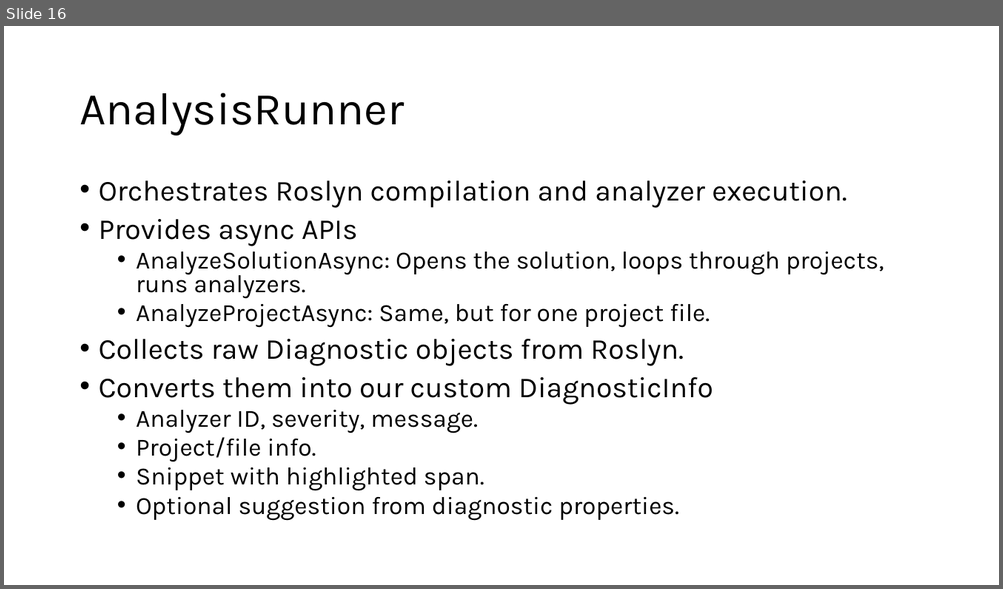
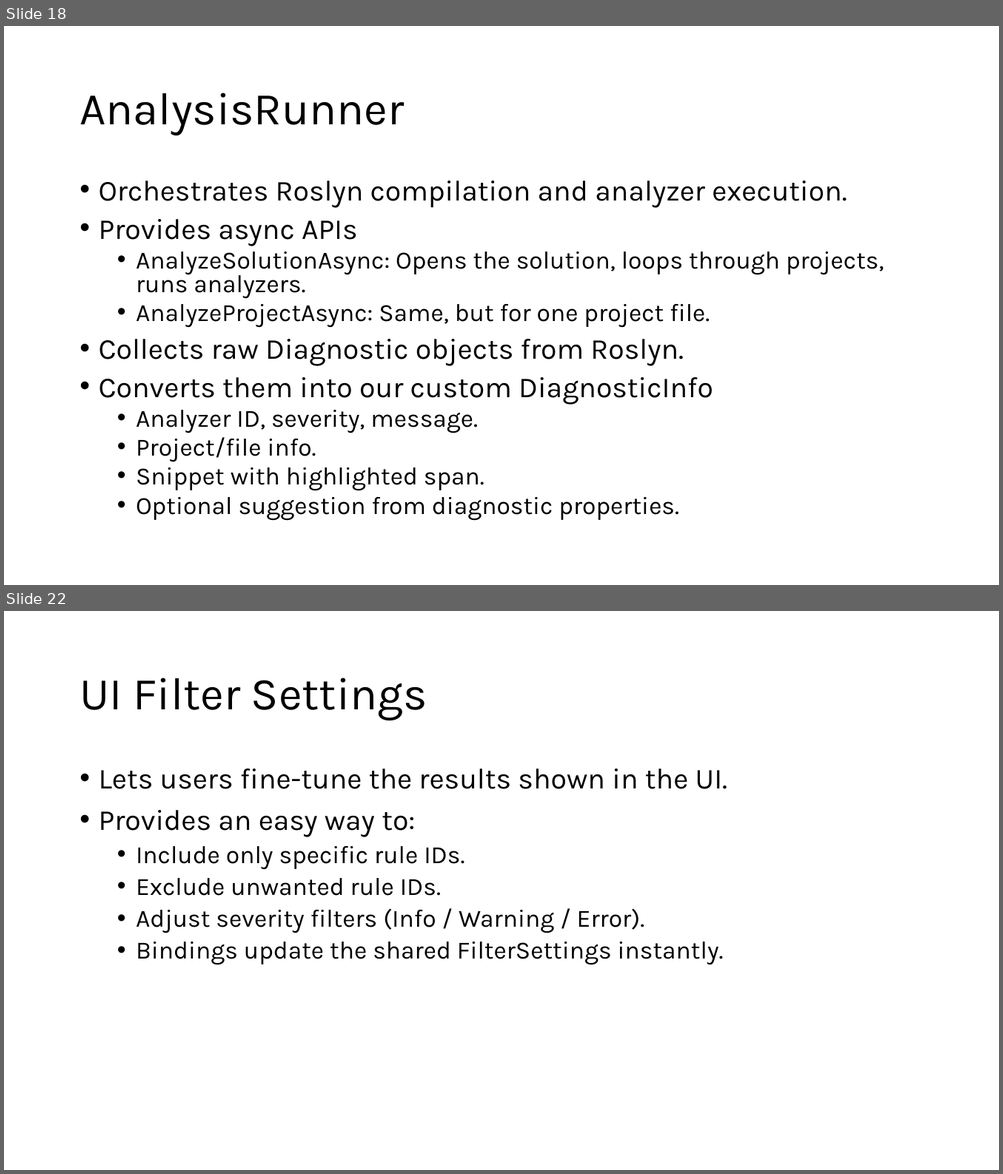
Before and after one commit to Me8mer/MiniAnalyzers, a slide deck: Docs/MiniAnalyzersPresentation.pptx. Shown one above the other, each under a label of ours: slide 16 before the commit, slides 18 and 22 after it; the slides between them are not shown. The pictures are 1003x589 and 1003x1174 pixels, drawn with LibreOffice and Linux fonts; fonts in the diff are those of the drawing. Boxes give left, top, right and bottom in pixels: in the first picture for what was removed or moved away, otherwise in the second. Text is boxed around its words. In the diff, an @@ line names an element or a change of style, - is before the commit and + after.

```diff
--- a/Docs/MiniAnalyzersPresentation.pptx
+++ b/Docs/MiniAnalyzersPresentation.pptx
@@ slide 22 added at (4,611,999,1170), background #FFFFFF @@
@@ title added at (79,678,427,721), 44 pt, text #000000 @@
+UI Filter Settings
@@ text added at (99,769,727,965), 24 pt, text #000000 @@
+• Lets users fine-tune the results shown in the UI.
+• Provides an easy way to:
+  • Include only specific rule IDs.
+  • Exclude unwanted rule IDs.
+  • Adjust severity filters (Info / Warning / Error).
+  • Bindings update the shared FilterSettings instantly.
@@ what was slide 16 is now slide 18 @@
```
Also in this commit, not shown: 4 slides changed, 9 other slides added, 5 slides removed, 3 other files.
